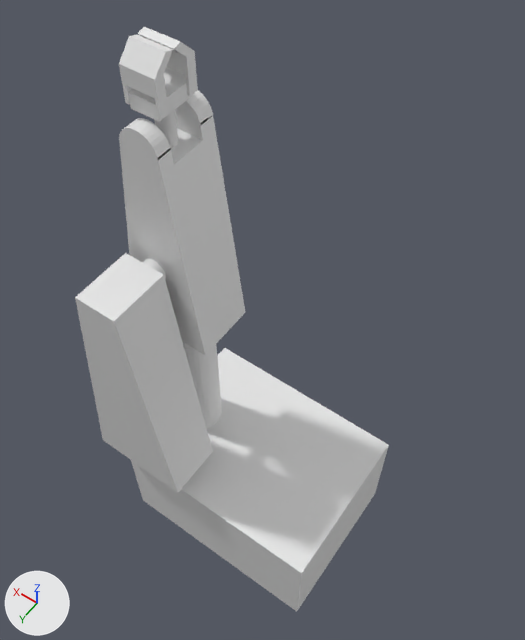
Before and after pictures for a commit that changed the glTF model public/models/robotmentor.glb.
Both versions are drawn from a 50 mm camera at (-40.8, 41.1, 95.5) aimed at (-9.6, -2.6, 26.8). Every picture has the same lights, and +X, +Y and +Z are marked at lower left. Where no turn or scale is listed for an object, it has been applied to the vertices.

The scene before the commit, as lines of its bpy script (objects in view):
```python
me_cube_001 = bpy.data.meshes.new('Cube.001')
me_cube_001.from_pydata(...)  # 88 vertices, 177 faces; spans x -0.061..0.051, y -0.088..-0.007, z -0.113..0.189
me_cube_002 = bpy.data.meshes.new('Cube.002')
me_cube_002.from_pydata(...)  # 8 vertices, 12 faces; spans x -0.069..0.069, y 0.013..0.09, z -0.151..0.195
me_cylinder = bpy.data.meshes.new('Cylinder')
me_cylinder.from_pydata(...)  # a 32-sided cylinder along z spanning x -0.032..0.032, y -0.032..0.032, z 0.0..0.207
ob_arm_0 = bpy.data.objects.new('arm 0', me_cylinder)
ob_arm_0.parent = ob_base
ob_arm_0.location = (0.0, 0.0, 0.0)
ob_arm_1 = bpy.data.objects.new('arm 1', me_cube_002)
ob_arm_1.parent = ob_joint_0
ob_arm_1.location = (0.0, 0.0, 0.0)
ob_arm_2 = bpy.data.objects.new('arm 2', me_cube_001)
ob_arm_2.parent = ob_joint_1
ob_arm_2.location = (0.0, 0.0, 0.0)
# also in view: 'right gripper' at (-0.5, -1.1, 58.8); 'base gripper' at (-0.5, 0.3, 56.3); 'base' at (-10.9, 0.0, -8.3); 'left gripper' at (-0.5, 1.6, 58.8)
```
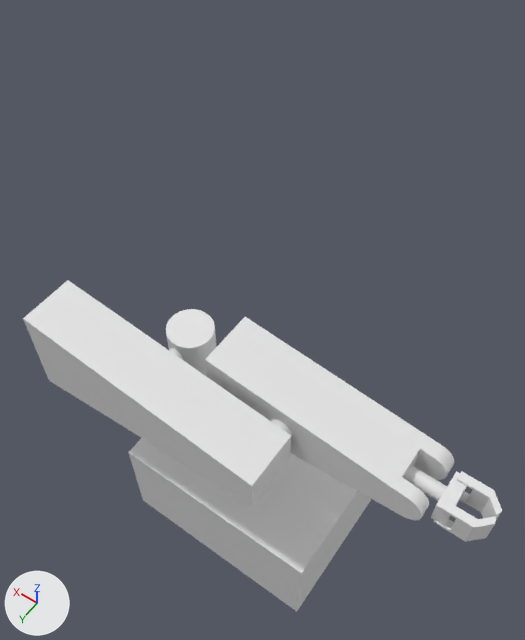
The change, as a diff of the scene's bpy script:
```diff
--- a/public/models/robotmentor.glb.py
+++ b/public/models/robotmentor.glb.py
@@ ob_arm_1 @@
 ob_arm_1.location = (0.0, 0.0, 0.0)
+ob_arm_1.rotation_euler = (0.0, -1.571, 0.0)  # degrees (0, -90, 0)
```

Location of each change, (x1, y1, x2, y2) in pixels of the pictures (525 x 640 px):
'arm 2', turned: before (119, 90, 245, 355); after (205, 317, 454, 520)
'arm 1', turned: before (75, 253, 213, 493); after (23, 280, 291, 506)
'left gripper', turned: before (119, 34, 173, 119); after (434, 500, 496, 542)
'right gripper', turned: before (138, 27, 198, 96); after (457, 471, 502, 520)
'base gripper', turned: before (128, 67, 195, 122); after (431, 471, 467, 526)
'gripper joint', turned: before (155, 110, 178, 149); after (404, 465, 447, 501)
'joint 1', turned: before (143, 259, 166, 280); after (271, 420, 292, 437)
